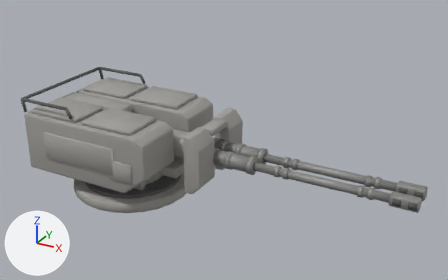
Renders of the glTF model game/models/turrets/turret_kit_t2.glb from each side of a commit.
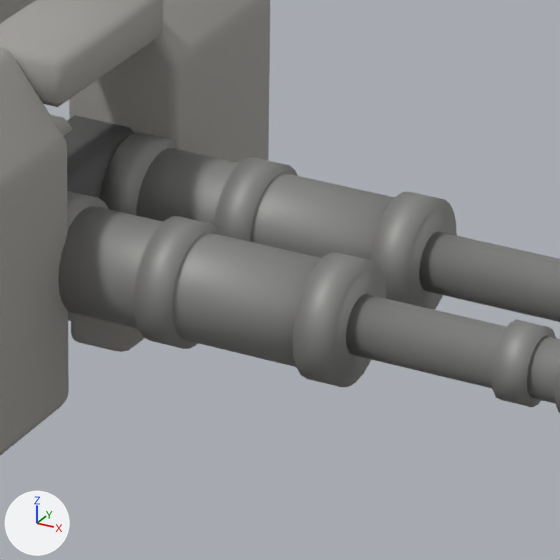
The first picture shows the older version from a 50 mm lens placed at (2.6, -3.32, 2.19), pointed at (0.75, 0.04, 0.51). The close-ups show the older and then the newer version on the part from 46% to 63% of the width and 43% to 71% of the height of that picture. Only the edits that show in the close-ups are written down. The axes (+X, +Y, +Z) are drawn at lower left. The lights are the same throughout. Where no turn or scale is listed for an object, it has been applied to the vertices. Vertices at exactly the same position are counted once.

Names of what the first close-up shows: 'guns', 'turret_twin_t2'.
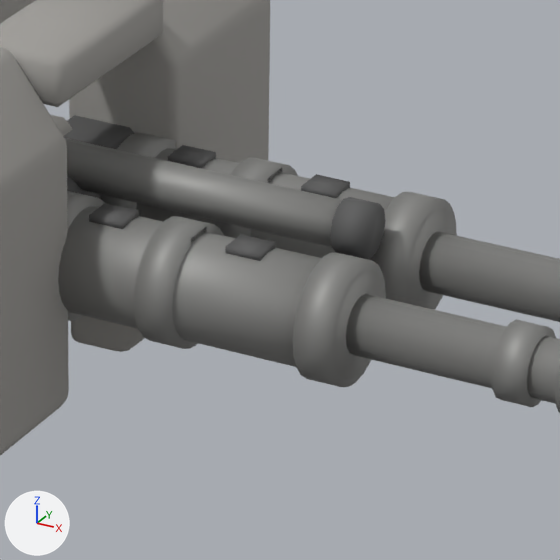
The change in detail:
me_cube_012 is used by ob_guns; location (0.3, 0.0, 0.43).
me_cube_012 had 832 vertices, 1560 faces and spanned x -0.13..1.79, y -0.13..0.13, z -0.06..0.06.
me_cube_012 now has 928 vertices, 1720 faces and spans x -0.13..1.79, y -0.13..0.13, z -0.06..0.08.
me_cube_012 part 1: a new loose piece, a 12-sided cylinder along x spanning x 0.685..0.715, y -0.026..0.026, z 0.029..0.081, in mat_turret_dark (dark grey #616161).
me_cube_012 part 2: a new loose piece, a box spanning x 0.4725..0.5075, y 0.06..0.09, z 0.046..0.054, in mat_turret_dark (dark grey #616161).
me_cube_012 part 3: a new loose piece, a box spanning x 0.6125..0.6475, y 0.06..0.09, z 0.046..0.054, in mat_turret_dark (dark grey #616161).
me_cube_012 part 4: a new loose piece, a box spanning x 0.4725..0.5075, y -0.09..-0.06, z 0.046..0.054, in mat_turret_dark (dark grey #616161).
me_cube_012 part 5: a new loose piece, a box spanning x 0.6125..0.6475, y -0.09..-0.06, z 0.046..0.054, in mat_turret_dark (dark grey #616161).
me_cube_012 part 6: a new loose piece, a 12-sided cylinder along x spanning x 0.35..0.69, y -0.022..0.022, z 0.033..0.077, in mat_turret_barrel (grey #959593).
Other edits to the shape of me_cube_012 do not show in these pictures.

Location of each change, [x1, y1, x2, y2] in pixels of the close-ups (560 x 560 px):
part 1 of me_cube_012, added: after [330, 197, 386, 259]
part 2 of me_cube_012, added: after [168, 145, 216, 168]
part 3 of me_cube_012, added: after [301, 174, 350, 198]
part 4 of me_cube_012, added: after [89, 203, 139, 229]
part 5 of me_cube_012, added: after [225, 234, 276, 261]
part 6 of me_cube_012, added: after [64, 138, 342, 247]
